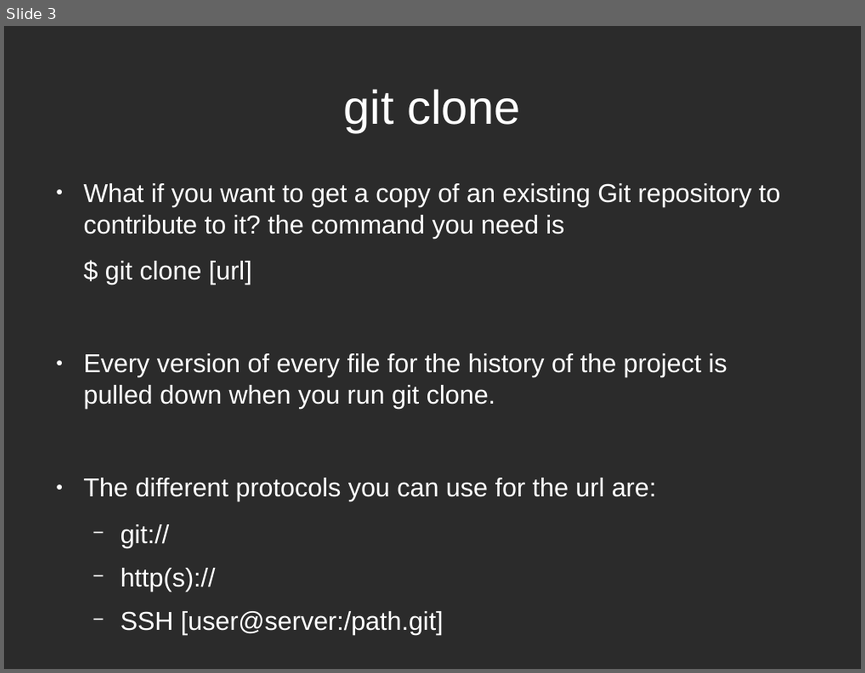
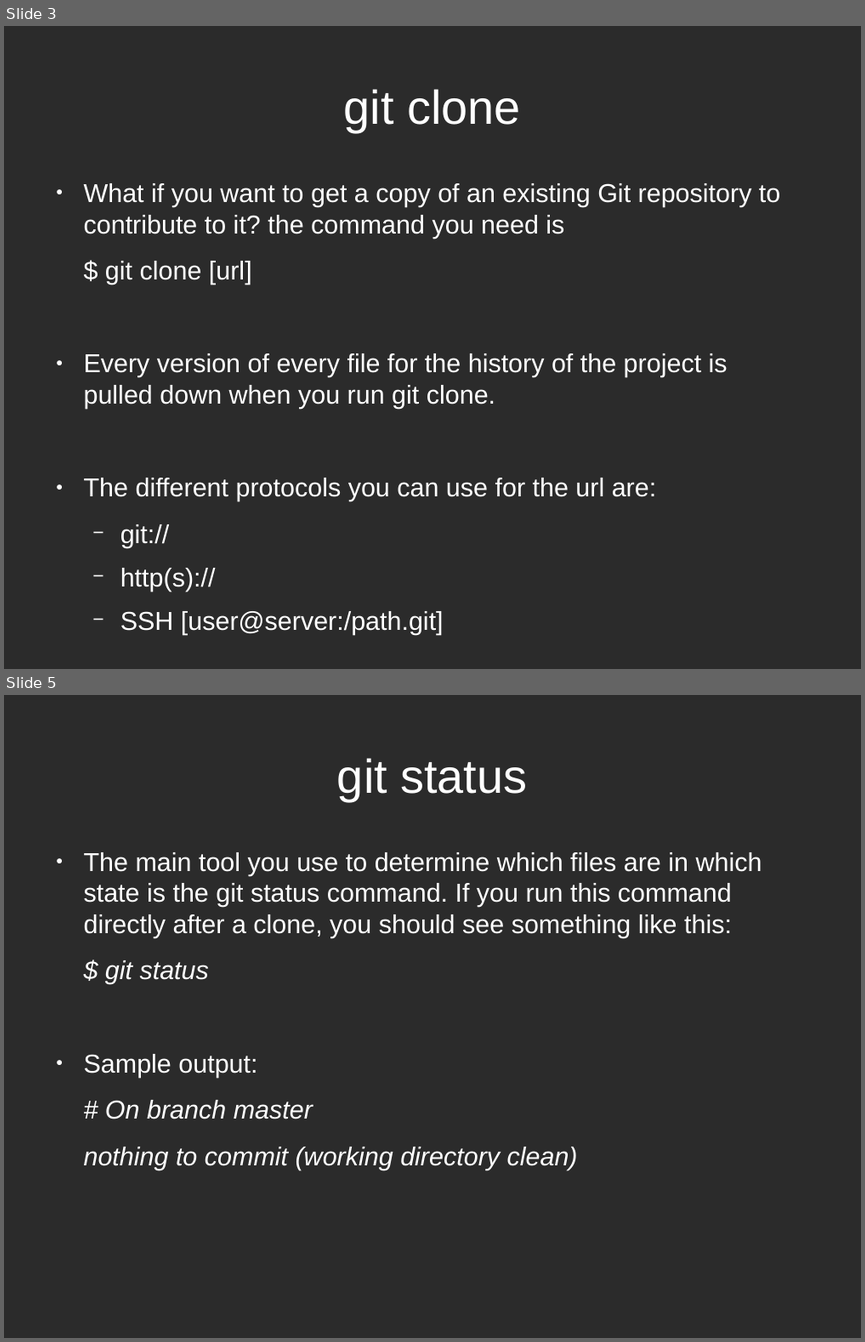
Before and after one commit to ECSIG/presentations, a slide deck: git_workshop/git_basic/Git Presentation.odp. Shown one above the other, each under a label of ours: slide 3 before the commit, slides 3 and 5 after it; the slides between them are not shown. The pictures are 865x673 and 865x1342 pixels, drawn with LibreOffice and Linux fonts; fonts in the diff are those of the drawing; background and template pictures are left out; a plain dark background stands for a picture behind light text. Boxes give left, top, right and bottom in pixels: in the first picture for what was removed or moved away, otherwise in the second. Text is boxed around its words. In the diff, an @@ line names an element or a change of style, - is before the commit and + after.

```diff
--- a/git_workshop/git_basic/Git Presentation.odp
+++ b/git_workshop/git_basic/Git Presentation.odp
@@ slide 5 added at <box>4,695,861,1338</box>, background picture (left out) @@
@@ title added at <box>337,758,527,801</box>, 44 pt, text #FFFFFF @@
+git status
@@ text added at <box>84,852,762,1169</box>, 24 pt, text #FFFFFF @@
+● The main tool you use to determine which files are in which state is the git status command. If you run this command directly after a clone, you should see something like this:
+$ git status
+● Sample output:
+# On branch master
+nothing to commit (working directory clean)
```
Also in this commit, not shown: 2 slides changed, 14 other slides added, 2 slides removed, 1 other file.
